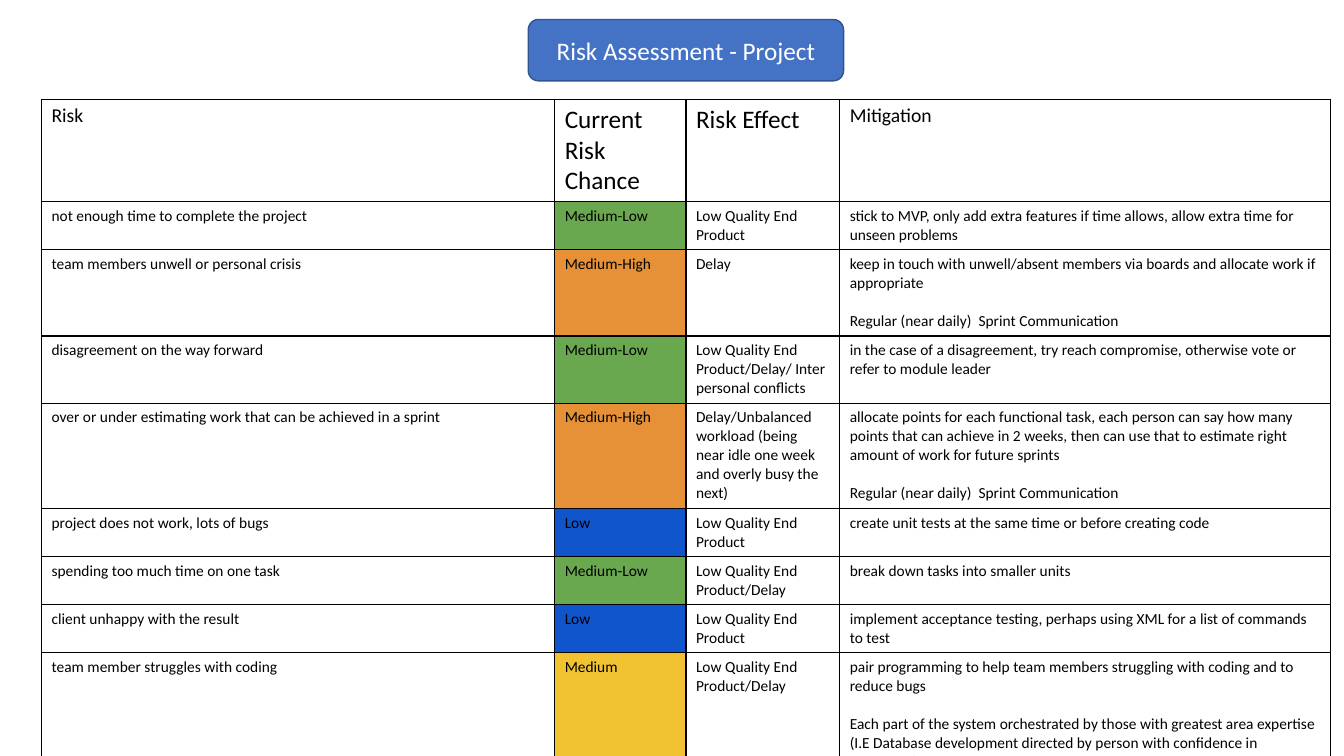
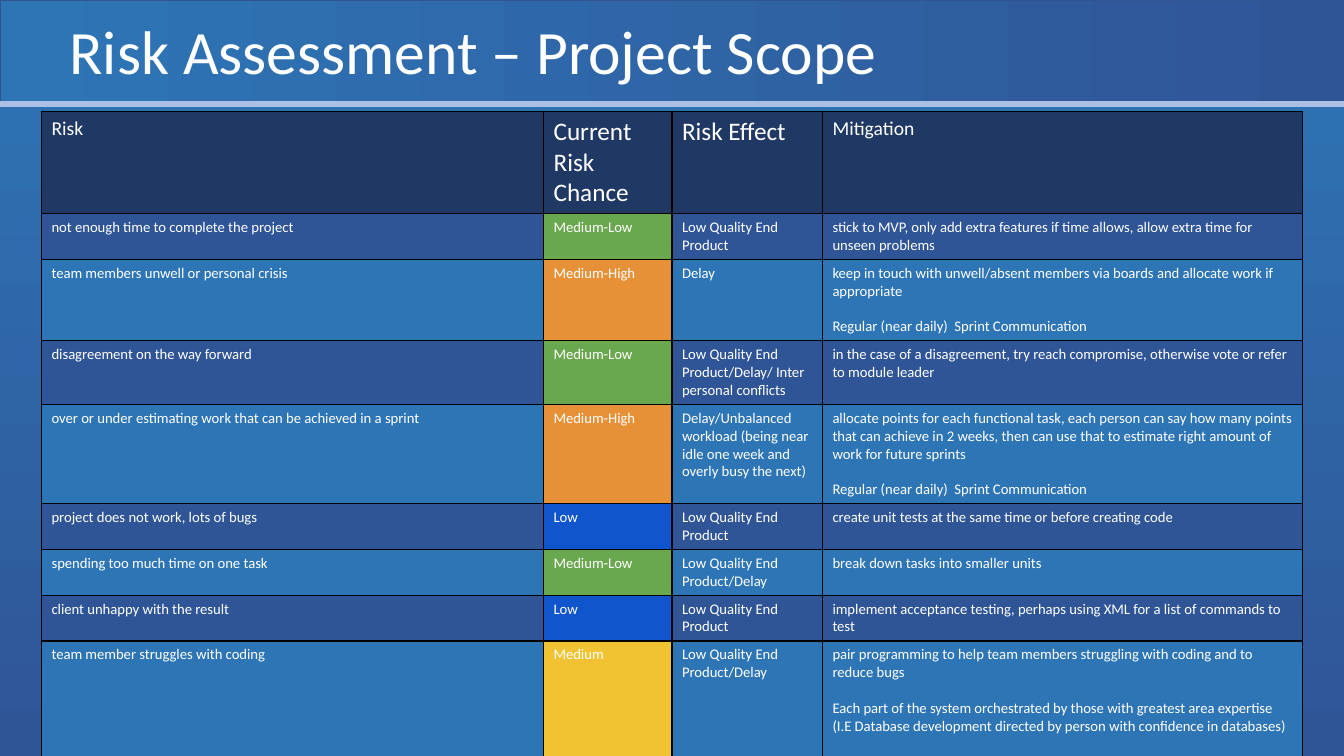
Before and after one commit to Eyo123/ISAD251REF, a slide deck: slide 5 of Presentations/PRCO204 Group Presentation.pptx (slide 4 before the commit). Drawn at 1344x756 pixels with LibreOffice and Linux fonts; fonts in the diff are those of the drawing. Boxes give left, top, right and bottom in pixels: in the first picture for what was removed or moved away, otherwise in the second. Text is boxed around its words. In the diff, an @@ line names an element or a change of style, - is before the commit and + after.

```diff
--- a/Presentations/PRCO204 Group Presentation.pptx
+++ b/Presentations/PRCO204 Group Presentation.pptx
@@ background #FFFFFF to gradient #2E75B6 to #2F5597 @@
@@ rectangle added at (0,0,1344,104), fill gradient #2E75B6 to #2F5597, outline #325491 1 pt @@
@@ title "Risk Assessment – Project Scope": place and size @@
-title "Risk Assessment – Project Scope" at (528,19,844,81)
+title "Risk Assessment – Project Scope" at (70,31,876,85)
@@ title "Risk Assessment – Project Scope" at (70,31,876,85): fill #4472C4 to none; outline #31538F 1 pt to none @@
@@ title at (70,31,876,85): text changed; size 18 to 44 pt @@
-Risk Assessment - Project
+Risk Assessment – Project Scope
@@ line added from (0, 104) to (1344, 104), #ABC0E4 4 pt @@
@@ table at (41,111,1302,756) @@
@@ fill none to #203864 in row 1 @@
@@ fill none to #2F5597 in 12 cells @@
@@ fill none to #2E75B6 in 12 cells @@
@@ text colour #000000 to #FFFFFF, size 11 to 10.5 pt @@
@@ table: place and size @@
-table at (41,100,1331,756)
+table at (41,111,1302,756)
```
Also in this commit, not shown: 7 other slides changed, 1 slide added.
